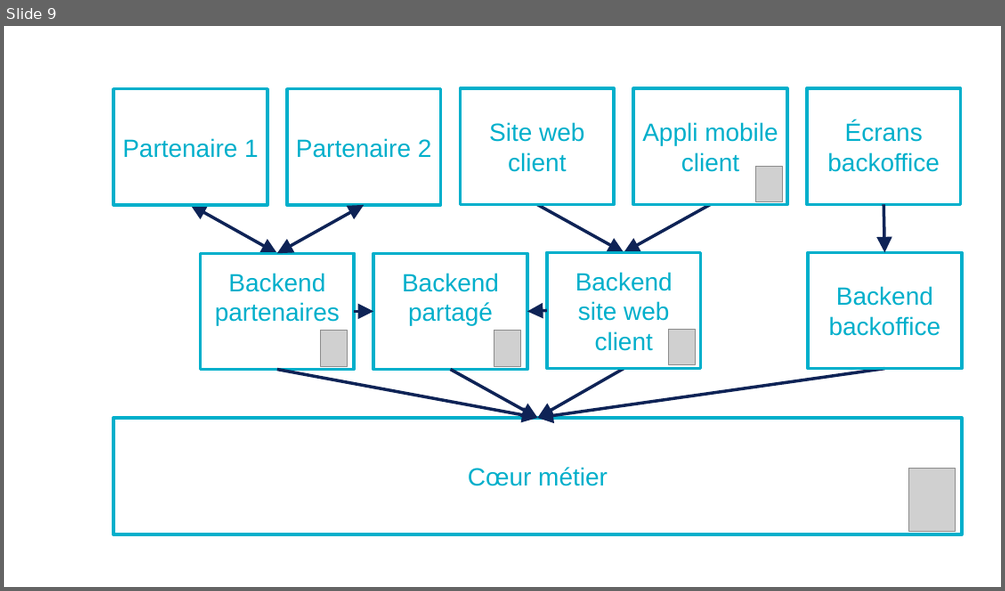
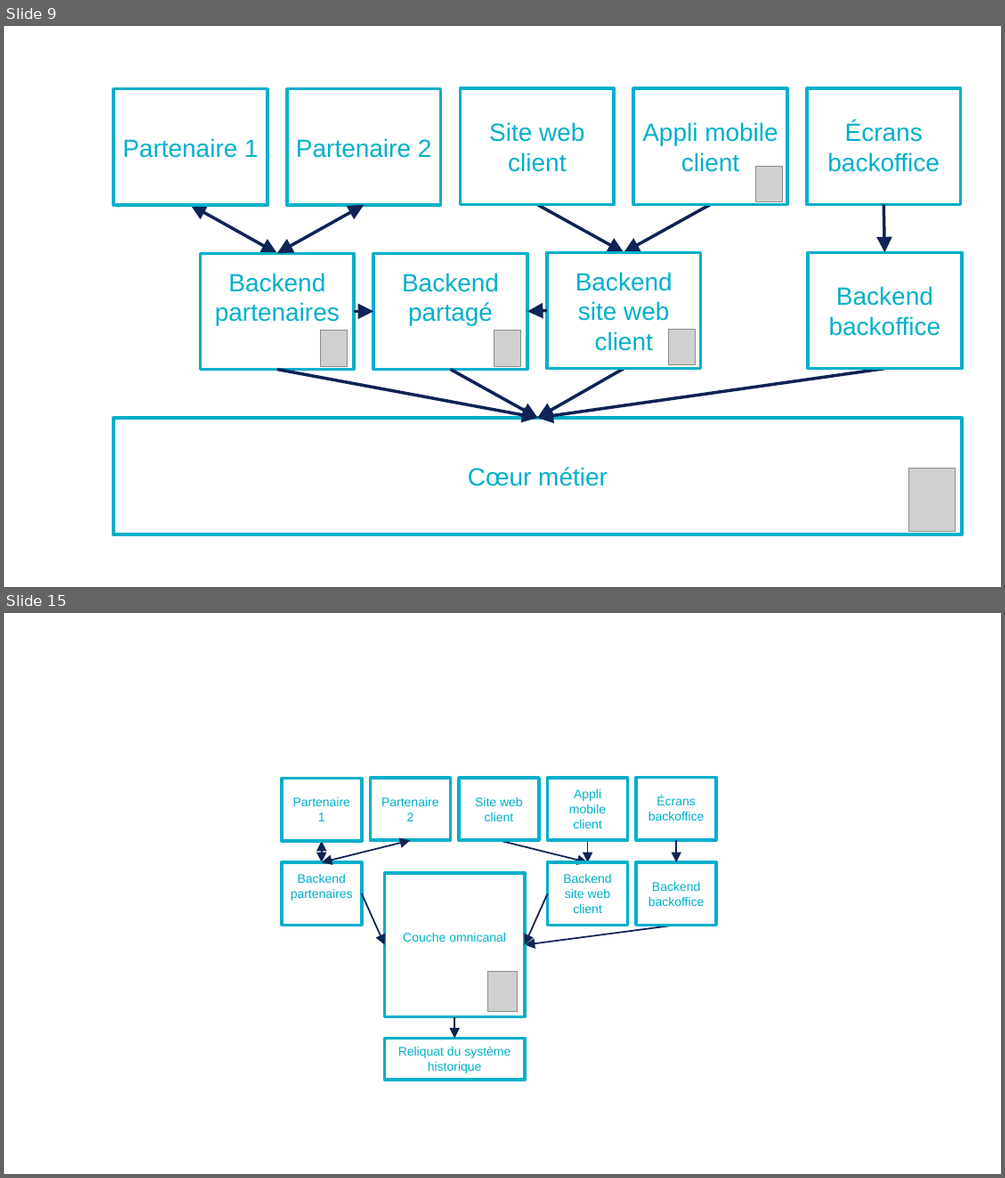
Before and after one commit to archiloque/blog, a slide deck: wip/omnicanal/slides.pptx. Shown one above the other, each under a label of ours: slide 9 before the commit, slides 9 and 15 after it; the slides between them are not shown. The pictures are 1005x591 and 1005x1178 pixels, drawn with LibreOffice and Linux fonts; fonts in the diff are those of the drawing; grey boxes stand for pictures; background and template pictures are left out. Boxes give left, top, right and bottom in pixels: in the first picture for what was removed or moved away, otherwise in the second. Text is boxed around its words. In the diff, an @@ line names an element or a change of style, - is before the commit and + after.

```diff
--- a/wip/omnicanal/slides.pptx
+++ b/wip/omnicanal/slides.pptx
@@ slide 15 added at (4, 613, 1001, 1174), background #FFFFFF @@
@@ rectangle added at (282, 779, 362, 841), outline #00AFCB 3 pt, 12 pt, text #00AFCB @@
+Partenaire 1
@@ rectangle added at (371, 778, 451, 840), outline #00AFCB 3 pt, 12 pt, text #00AFCB @@
+Partenaire 2
@@ rectangle added at (459, 778, 539, 840), outline #00AFCB 3 pt, 12 pt, text #00AFCB @@
+Site web client
@@ rectangle added at (548, 778, 628, 840), outline #00AFCB 3 pt, 12 pt, text #00AFCB @@
+Appli mobile client
@@ rectangle added at (636, 778, 716, 840), outline #00AFCB 3 pt, 12 pt, text #00AFCB @@
+Écrans backoffice
@@ double arrow added from (322, 841) to (322, 862), #0E2356 1.5 pt @@
@@ double arrow added from (410, 840) to (322, 862), #0E2356 1.5 pt @@
@@ arrow added from (499, 840) to (587, 862), #0E2356 1.5 pt @@
@@ arrow added from (587, 840) to (587, 862), #0E2356 1.5 pt @@
@@ arrow added from (676, 840) to (676, 862), #0E2356 1.5 pt @@
@@ rectangle added at (282, 862, 362, 925), outline #00AFCB 3 pt, 12 pt, text #00AFCB @@
+Backend partenaires
@@ rectangle added at (385, 873, 525, 1017), outline #00AFCB 3 pt, 12 pt, text #00AFCB @@
+Couche omnicanal
@@ rectangle added at (548, 862, 628, 925), outline #00AFCB 3 pt, 12 pt, text #00AFCB @@
+Backend site web client
@@ rectangle added at (636, 862, 716, 925), outline #00AFCB 3 pt, 12 pt, text #00AFCB @@
+Backend backoffice
@@ arrow added from (362, 893) to (385, 945), #0E2356 1.5 pt @@
@@ arrow added from (548, 893) to (525, 945), #0E2356 1.5 pt @@
@@ arrow added from (676, 925) to (525, 945), #0E2356 1.5 pt @@
@@ picture added at (488, 971, 518, 1013) @@
@@ rectangle added at (385, 1038, 525, 1078), outline #00AFCB 3 pt, 12 pt, text #00AFCB @@
+Reliquat du système historique
@@ arrow added from (455, 1017) to (455, 1038), #0E2356 1.5 pt @@
```
Also in this commit, not shown: 1 slide changed, 4 other slides added, 15 other files.
